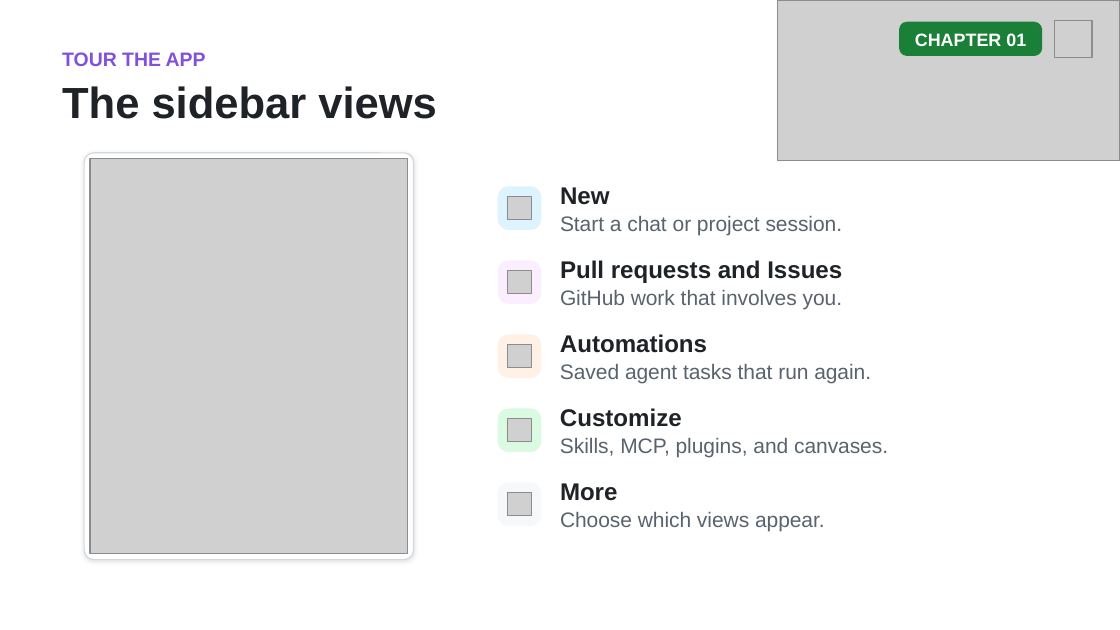
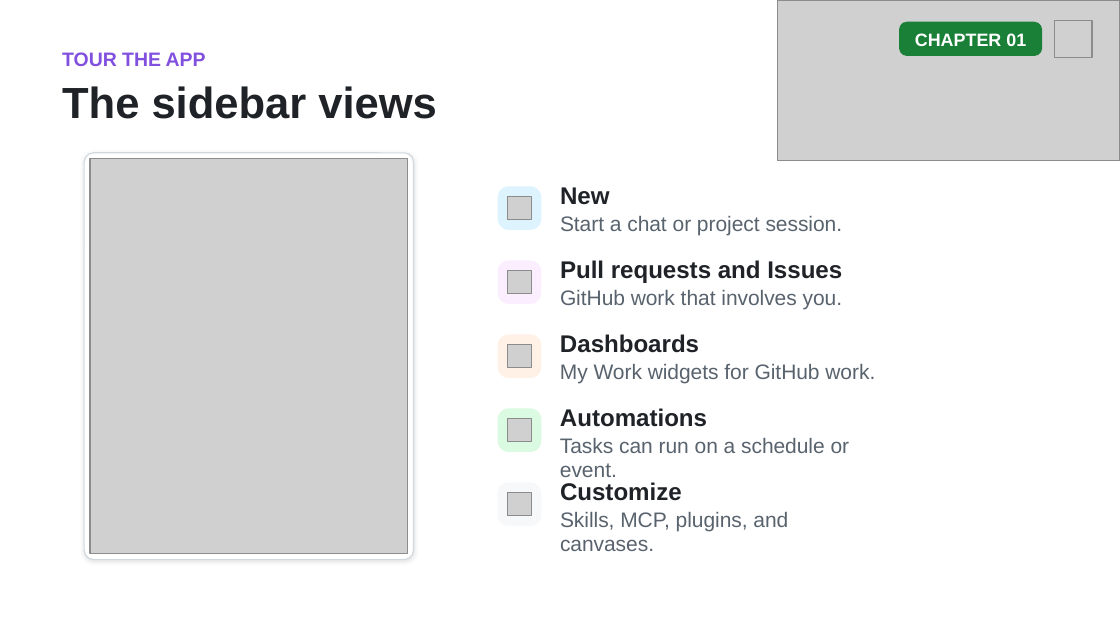
Before and after one commit to github/copilot-app-for-beginners, a slide deck: slide 7 of slides/01-tour-the-app.pptx. Drawn at 1120x630 pixels with LibreOffice and Linux fonts; fonts in the diff are those of the drawing; grey boxes stand for pictures. Boxes give left, top, right and bottom in pixels: in the first picture for what was removed or moved away, otherwise in the second. Text is boxed around its words. In the diff, an @@ line names an element or a change of style, - is before the commit and + after.

```diff
--- a/slides/01-tour-the-app.pptx
+++ b/slides/01-tour-the-app.pptx
@@ text added at bbox=[560, 334, 699, 353], 15.5 pt, text #1F2328, bold @@
+Dashboards
@@ text at bbox=[560, 364, 875, 384]: text changed @@
-Saved agent tasks that run again.
+My Work widgets for GitHub work.
@@ text "Automations": place and size @@
-text "Automations" at bbox=[560, 334, 707, 353]
+text "Automations" at bbox=[560, 408, 707, 427]
@@ text removed at bbox=[560, 408, 682, 427] @@
-Customize
@@ text at bbox=[560, 438, 850, 477]: text changed @@
-Skills, MCP, plugins, and canvases.
+Tasks can run on a schedule or event.
@@ text at bbox=[560, 482, 682, 501]: text changed @@
-More
+Customize
@@ text at bbox=[560, 512, 788, 551]: text changed @@
-Choose which views appear.
+Skills, MCP, plugins, and canvases.
```
Also in this commit, not shown: 2 other slides changed, 7 other files.
